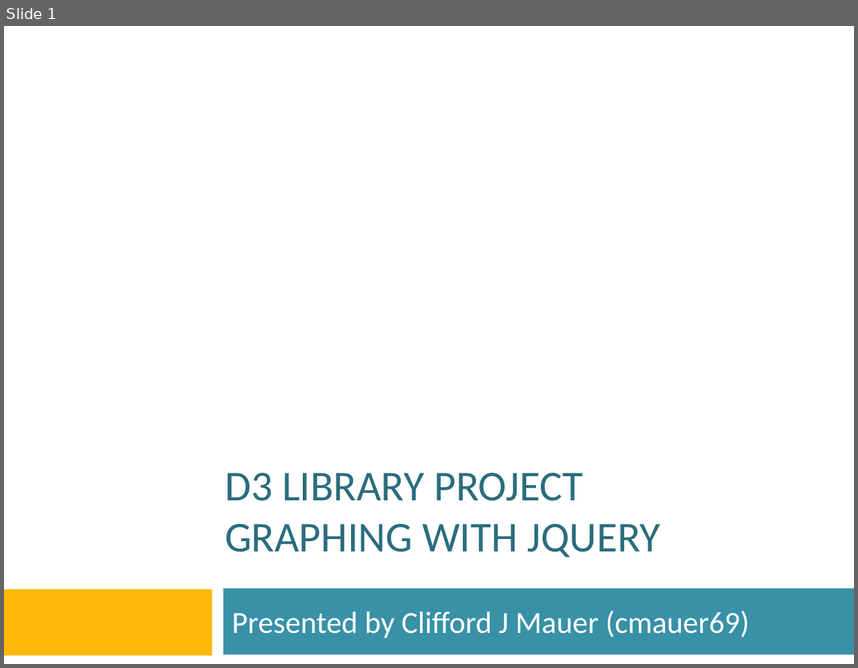
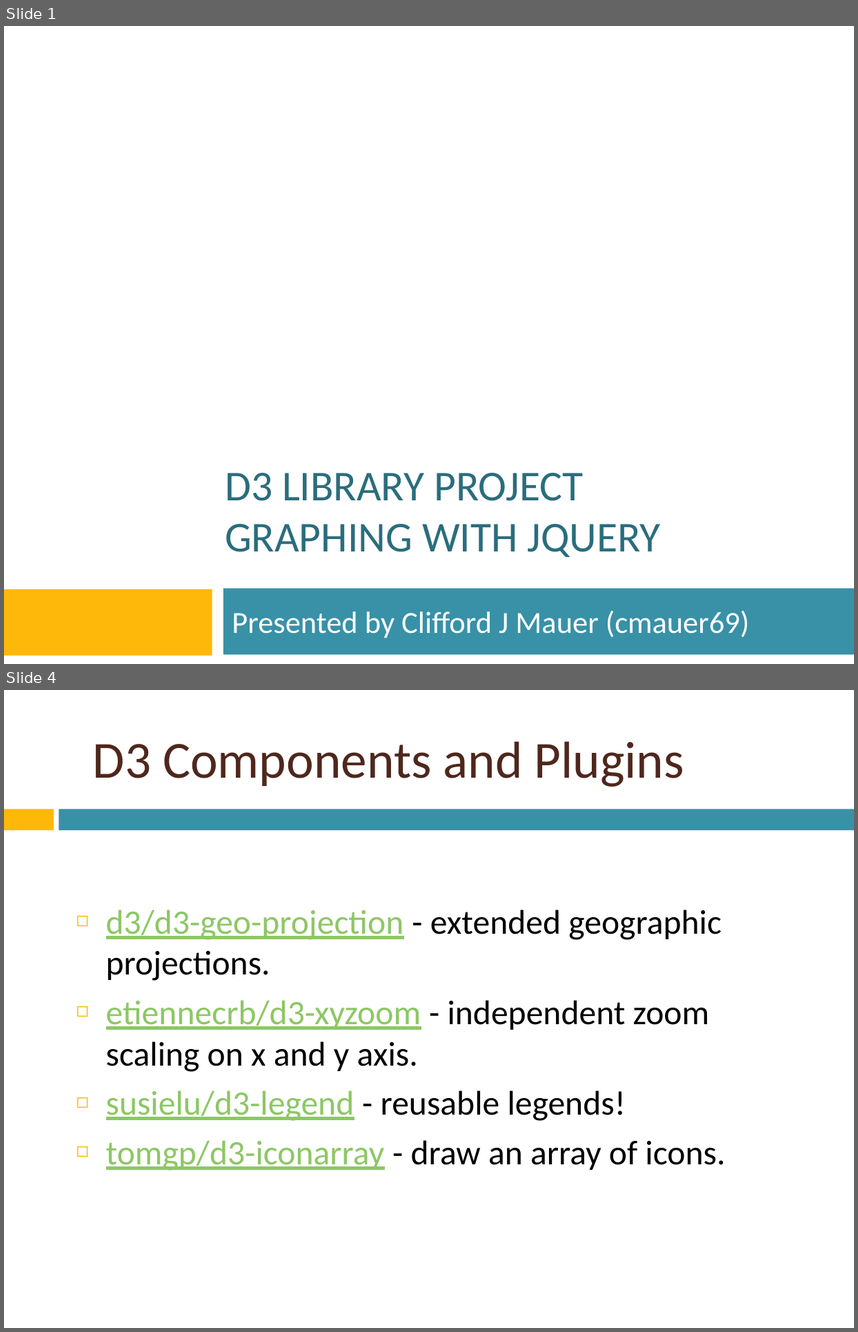
Before and after one commit to htc-ccis2591/js-library-project, a slide deck: D3-Library-project.pptx. Shown one above the other, each under a label of ours: slide 1 before the commit, slides 1 and 4 after it; the slides between them are not shown. The pictures are 858x668 and 858x1332 pixels, drawn with LibreOffice and Linux fonts; fonts in the diff are those of the drawing; background and template pictures are left out. Boxes give left, top, right and bottom in pixels: in the first picture for what was removed or moved away, otherwise in the second. Text is boxed around its words. In the diff, an @@ line names an element or a change of style, - is before the commit and + after.

```diff
--- a/D3-Library-project.pptx
+++ b/D3-Library-project.pptx
@@ slide 4 added at (4, 690, 854, 1328), background picture (left out) @@
@@ title added at (93, 741, 684, 787), 44 pt, text #4F271C @@
+D3 Components and Plugins
@@ rectangle added at (4, 809, 53, 830), fill #FEB80A @@
@@ rectangle added at (59, 809, 854, 830), fill #3891A7 @@
@@ text added at (106, 909, 725, 1170), 29 pt, text #000000 @@
+◻ d3/d3-geo-projection - extended geographic projections.
+◻ etiennecrb/d3-xyzoom - independent zoom scaling on x and y axis.
+◻ susielu/d3-legend - reusable legends!
+◻ tomgp/d3-iconarray - draw an array of icons.
```
Also in this commit, not shown: 3 slides changed, 15 other slides added, 16 slides removed.
